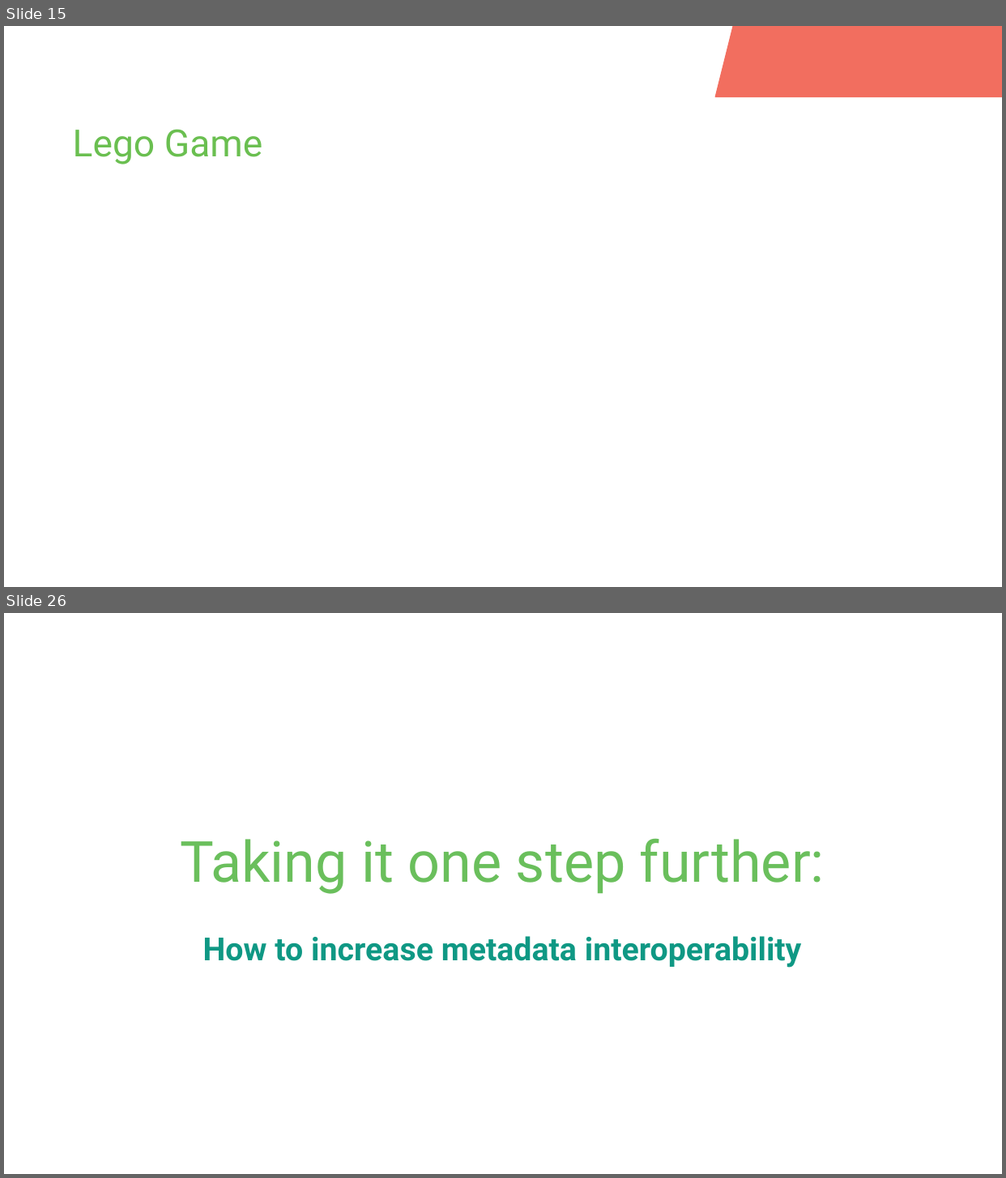
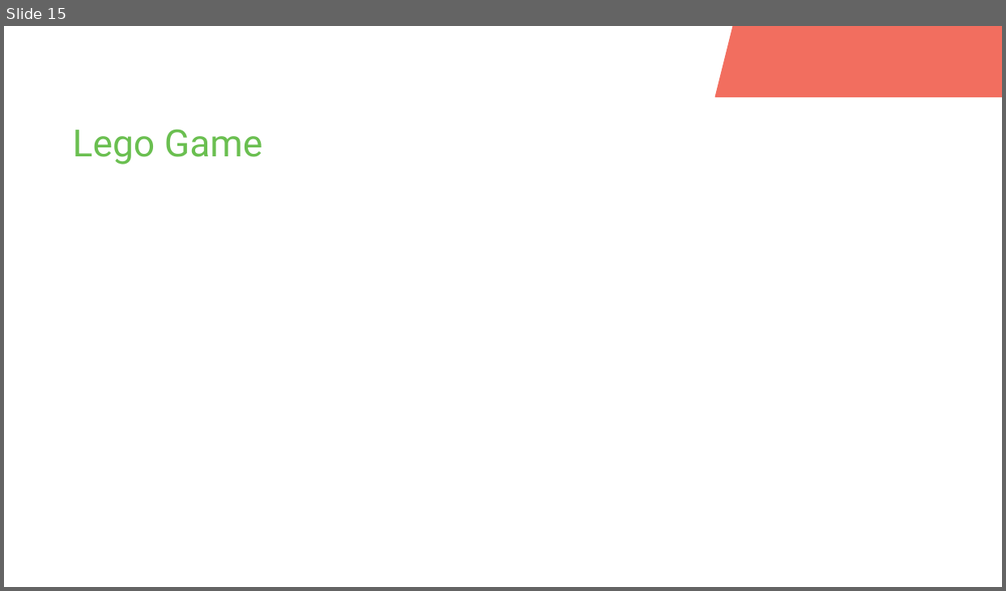
Before and after one commit to fairagro/FAIRagro_Modular-RDM-Training-Material, a slide deck: FAIRagro_Trainings_planned/2026-11_YSM_JKI/20261117-02-Documentation-Intro-05min-Bosse.odp. Shown one above the other, each under a label of ours: slides 15 and 26 before the commit, slide 15 after it; the slides between them are not shown. The pictures are 1006x1178 and 1006x591 pixels, drawn with LibreOffice and Linux fonts; fonts in the diff are those of the drawing; background and template pictures are left out. Boxes give left, top, right and bottom in pixels: in the first picture for what was removed or moved away, otherwise in the second. Text is boxed around its words. In the diff, an @@ line names an element or a change of style, - is before the commit and + after.

```diff
--- a/FAIRagro_Trainings_planned/2026-11_YSM_JKI/20261117-02-Documentation-Intro-05min-Bosse.odp
+++ b/FAIRagro_Trainings_planned/2026-11_YSM_JKI/20261117-02-Documentation-Intro-05min-Bosse.odp
@@ slide 26 removed at (4,613,1002,1174), background #FFFFFF @@
@@ title removed at (180,838,825,894) @@
-Taking it one step further:
@@ subtitle removed at (203,936,802,968) @@
-How to increase metadata interoperability
```
Also in this commit, not shown: 4 slides changed, 20 other slides removed, 11 other files.
